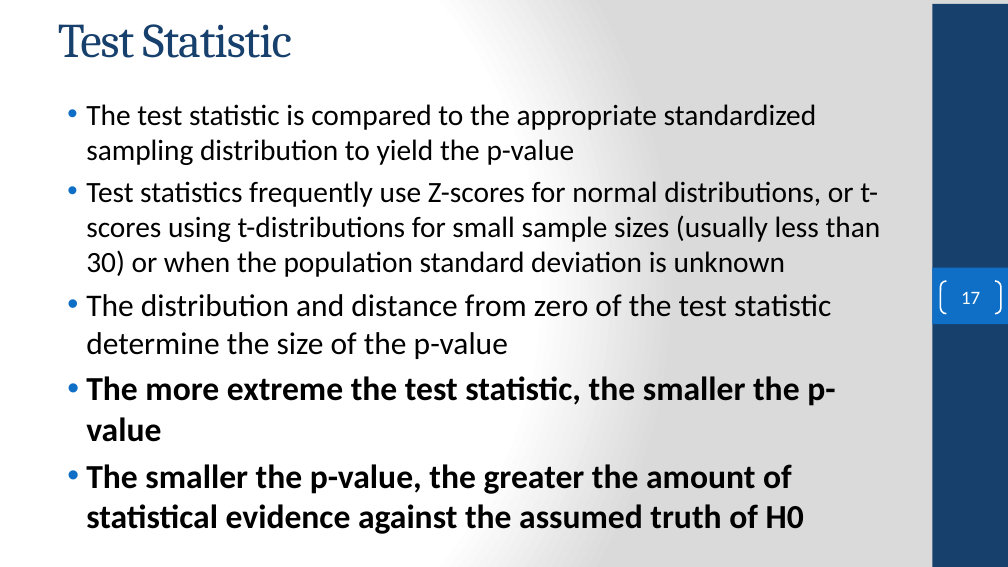
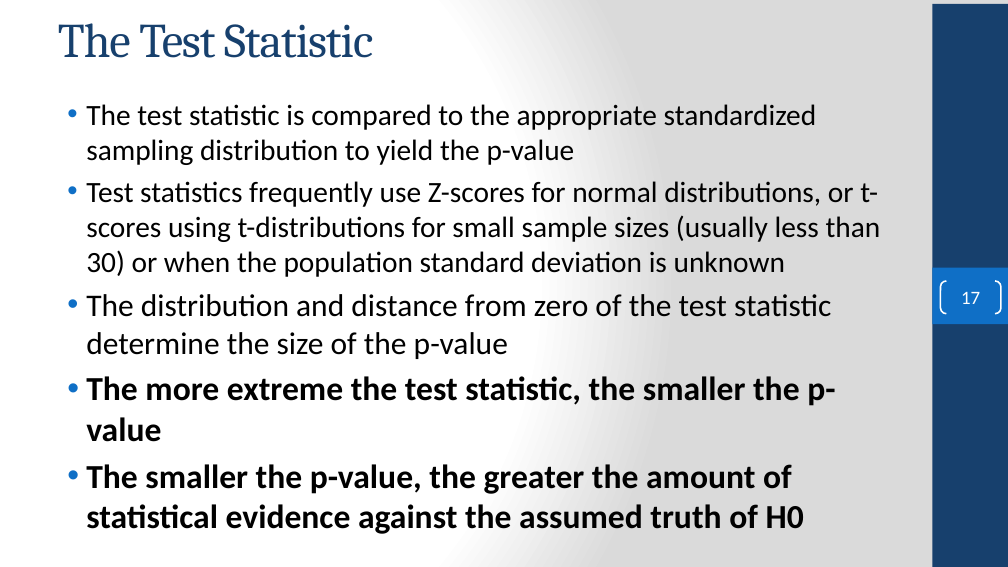
Before and after one commit to FSCJ-COP2073C/cop2073c-FullContent, a slide deck: slide 17 of slides/COP2073C-Module8.pptx. Drawn at 1008x567 pixels with LibreOffice and Linux fonts; fonts in the diff are those of the drawing; background and template pictures are left out. Boxes give left, top, right and bottom in pixels: in the first picture for what was removed or moved away, otherwise in the second. Text is boxed around its words. In the diff, an @@ line names an element or a change of style, - is before the commit and + after.

Commit message:
added test statistic content

```diff
--- a/slides/COP2073C-Module8.pptx
+++ b/slides/COP2073C-Module8.pptx
@@ title at (58, 23, 373, 58): text changed @@
-Test Statistic
+The Test Statistic
```
Also in this commit, not shown: 3 other slides changed, 4 other files.
